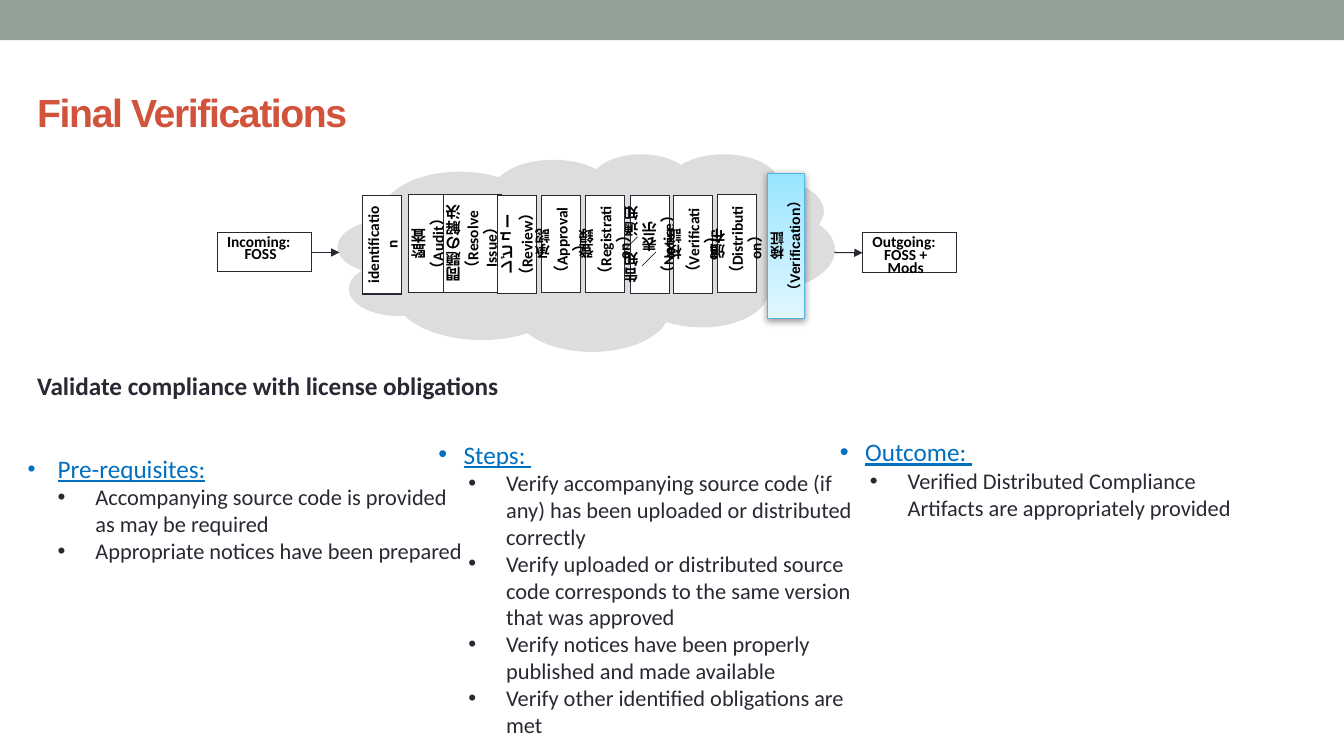
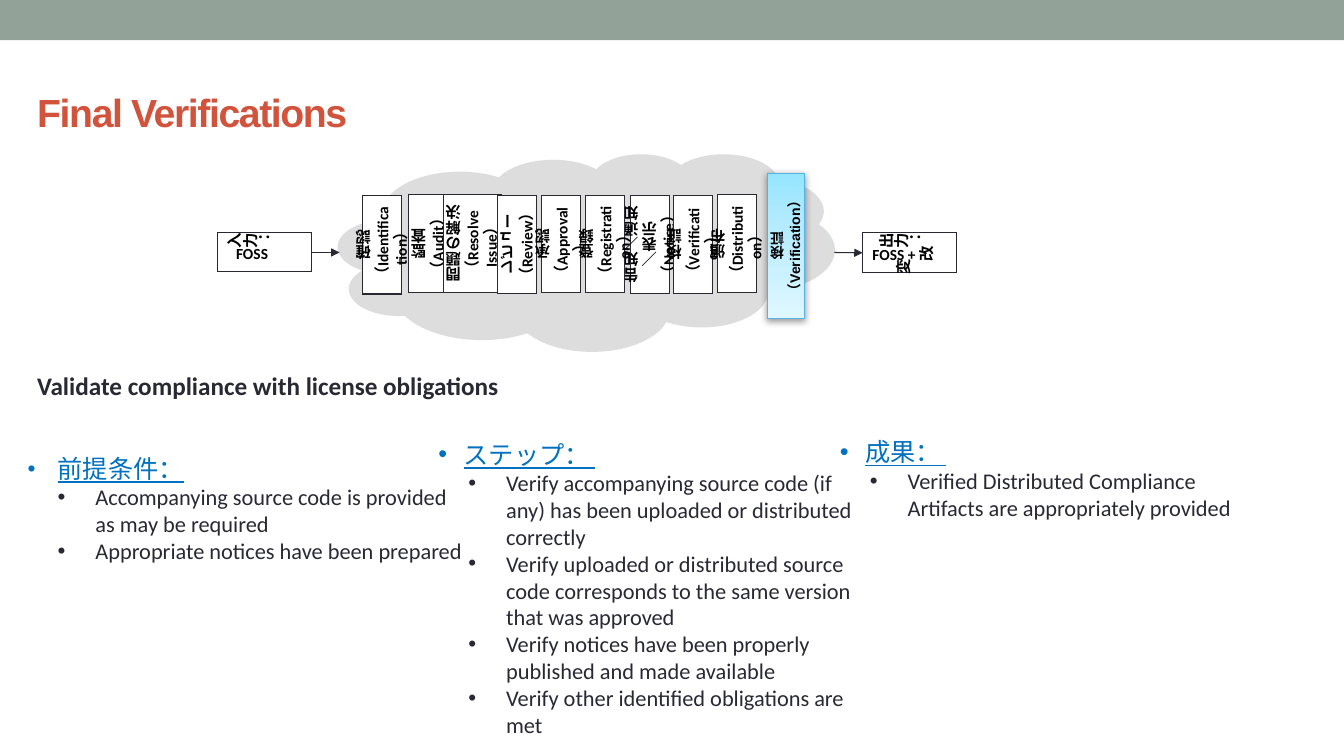
Before and after one commit to OpenChain-Project/Curriculum-Translation-JP, a slide deck: slide 63 of target/openchain-curriculum-release-2.pptx. Drawn at 1344x756 pixels with LibreOffice and Linux fonts; fonts in the diff are those of the drawing; background and template pictures are left out. Boxes give left, top, right and bottom in pixels: in the first picture for what was removed or moved away, otherwise in the second. Text is boxed around its words. In the diff, an @@ line names an element or a change of style, - is before the commit and + after.

```diff
--- a/target/openchain-curriculum-release-2.pptx
+++ b/target/openchain-curriculum-release-2.pptx
@@ text in rectangle at (x1=223, y1=234, x2=260, y2=248): text changed @@
-Incoming:
+入力：
@@ text in rectangle at (x1=355, y1=229, x2=370, y2=264): text changed @@
-identification
+確認（Identification）
@@ text in rectangle at (x1=872, y1=234, x2=912, y2=265): text changed @@
-Outgoing:
-FOSS + Mods
+出力：
+FOSS + 改変
@@ text at (x1=464, y1=443, x2=590, y2=469): text changed @@
-• Steps:
+• ステップ：
@@ text at (x1=865, y1=440, x2=941, y2=466): text changed @@
-• Outcome:
+• 成果：
@@ text at (x1=58, y1=457, x2=184, y2=483): text changed @@
-• Pre-requisites:
+• 前提条件：
```
Also in this commit, not shown: 10 other slides changed, 8 other files.
